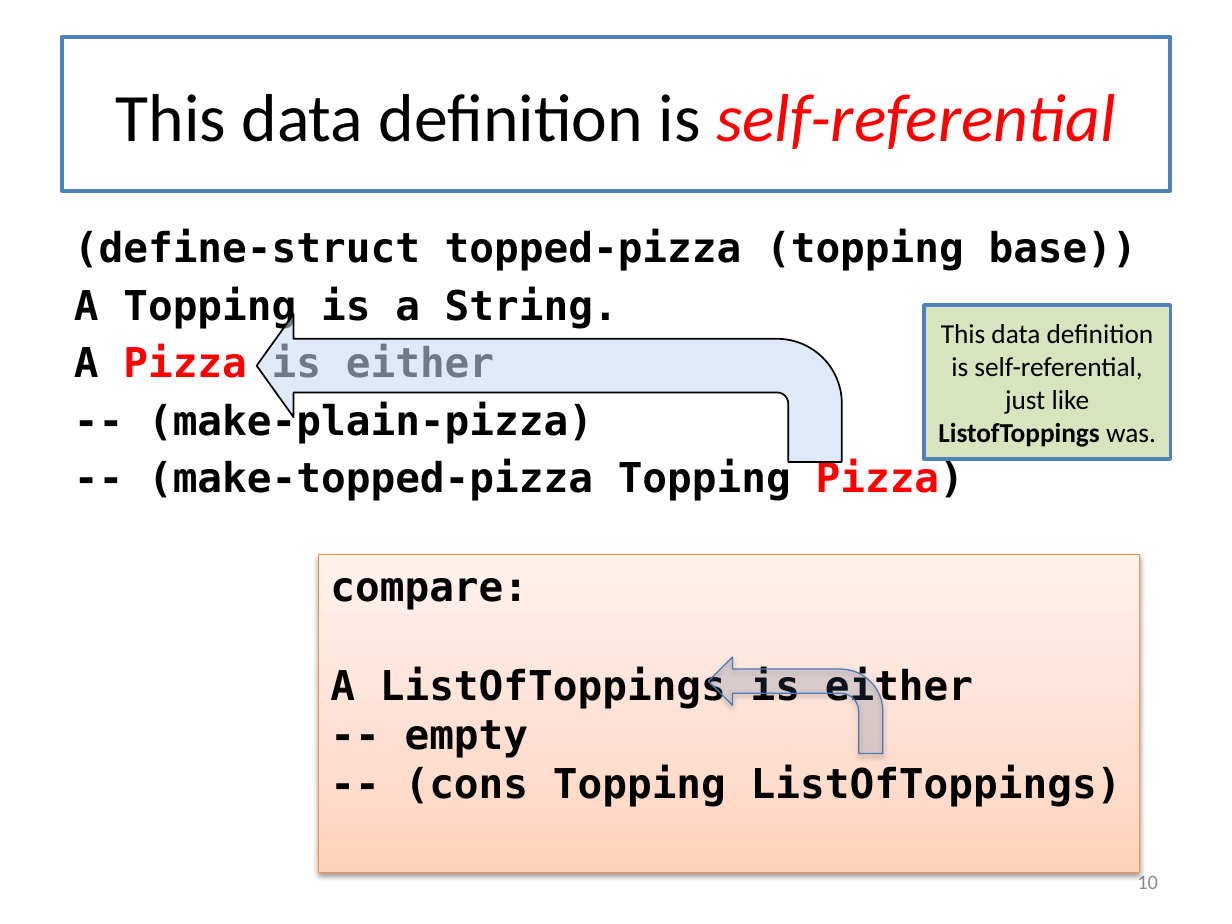
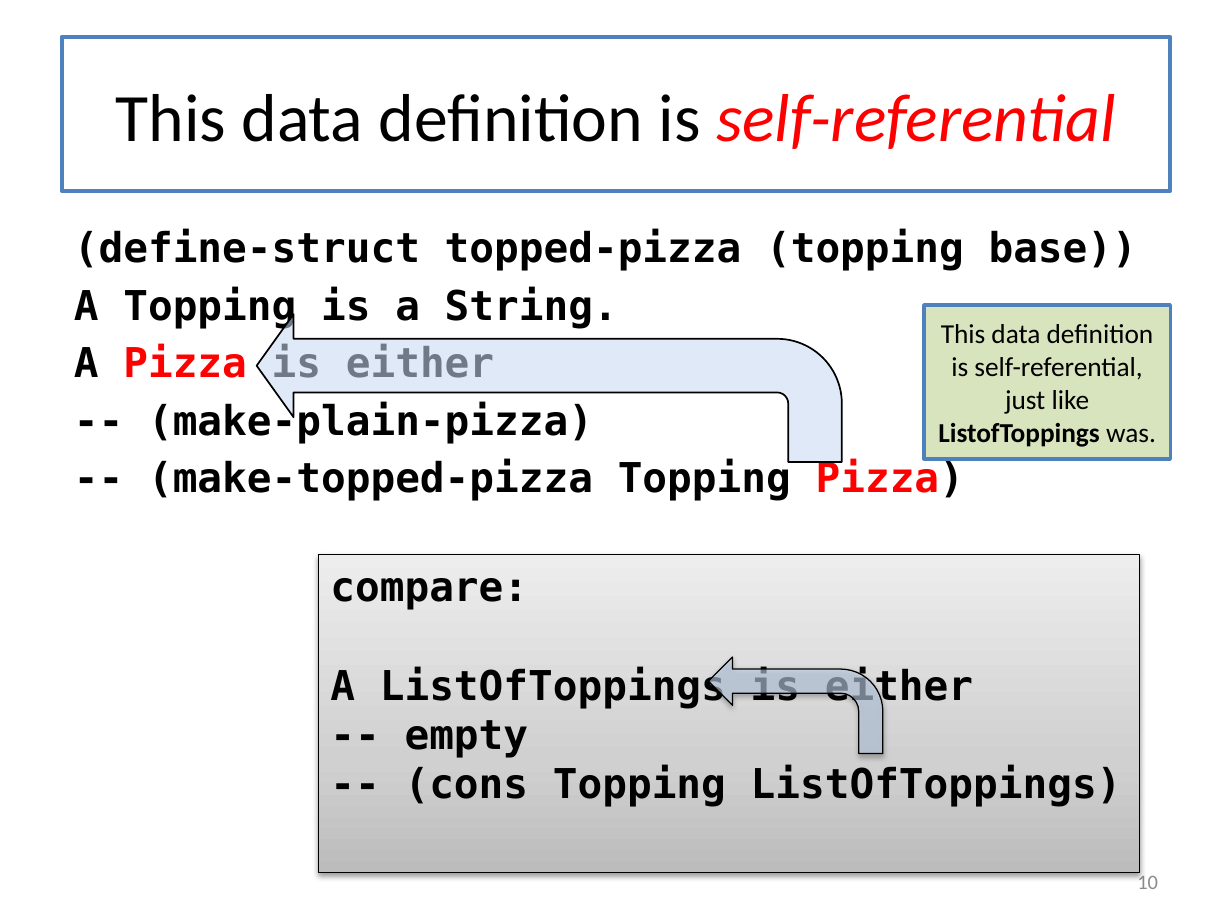
Before and after one commit to mwand/cs5010f16, a slide deck: slide 10 of Slides/Lesson 6.1 Lists vs. Structures.pptx. Drawn at 1232x924 pixels with LibreOffice and Linux fonts; fonts in the diff are those of the drawing. Boxes give left, top, right and bottom in pixels: in the first picture for what was removed or moved away, otherwise in the second. Text is boxed around its words. In the diff, an @@ line names an element or a change of style, - is before the commit and + after.

```diff
--- a/Slides/Lesson 6.1 Lists vs. Structures.pptx
+++ b/Slides/Lesson 6.1 Lists vs. Structures.pptx
@@ rectangle "compare:" at (318, 554, 1140, 872): fill gradient #FFD2BD to #FFDED0 to #FFF2ED to gradient #BDBDBD to #D1D1D1 to #EEEEEE; outline #F69240 0.75 pt to #000000 0.75 pt @@
@@ bent arrow at (708, 657, 883, 753): fill #4F81BD at 15% opacity to #C6D9F1 at 59% opacity; outline #4B7EBC 0.75 pt to #000000 0.75 pt @@
```
Also in this commit, not shown: 3 other slides changed, 1 slide added, 9 other files.
